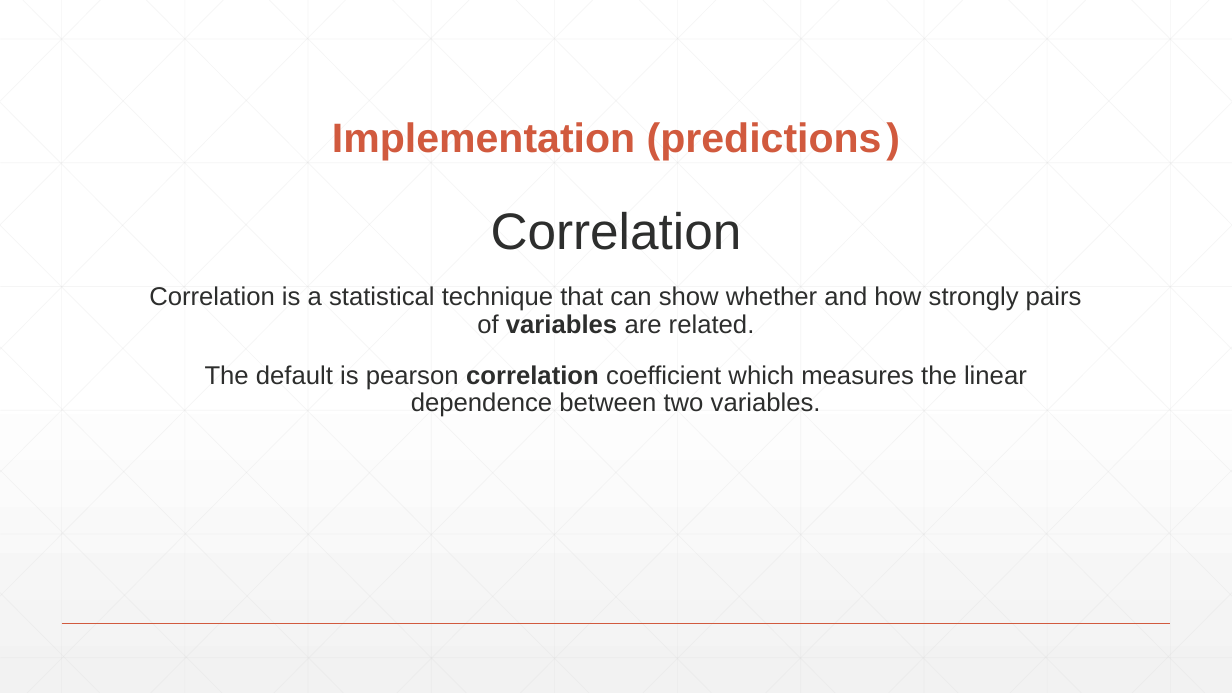
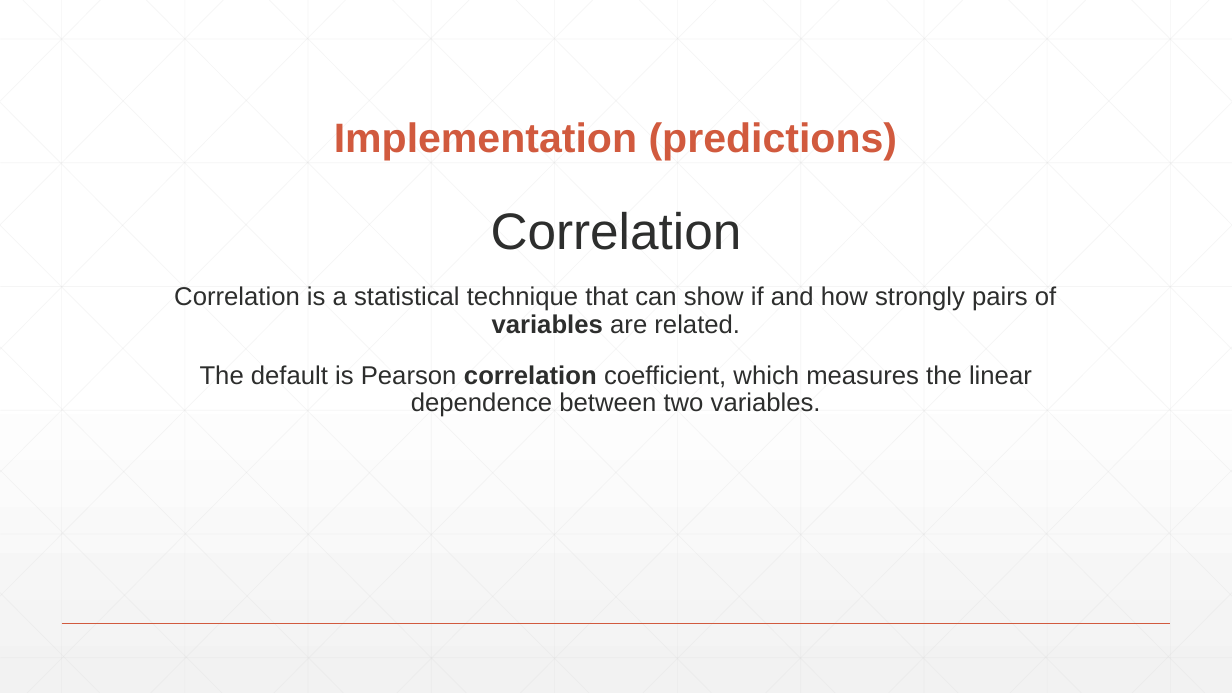
Before and after one commit to mipach/imdb, a slide deck: slide 10 of presentation/RIPLE.pptx. Drawn at 1232x693 pixels with LibreOffice and Linux fonts; fonts in the diff are those of the drawing. Boxes give left, top, right and bottom in pixels: in the first picture for what was removed or moved away, otherwise in the second. Text is boxed around its words. In the diff, an @@ line names an element or a change of style, - is before the commit and + after.

```diff
--- a/presentation/RIPLE.pptx
+++ b/presentation/RIPLE.pptx
@@ title at (334,122,898,161): spaces changed @@
-Implementation (predictions )
+Implementation (predictions)
@@ text at (174,286,1056,417): text changed @@
-Correlation is a statistical technique that can show whether and how strongly pairs of variables are related.
-The default is pearson correlation coefficient which measures the linear dependence between two variables.
+Correlation is a statistical technique that can show if and how strongly pairs of variables are related.
+The default is Pearson correlation coefficient, which measures the linear dependence between two variables.
```
Also in this commit, not shown: 10 other slides changed, 1 slide removed.
